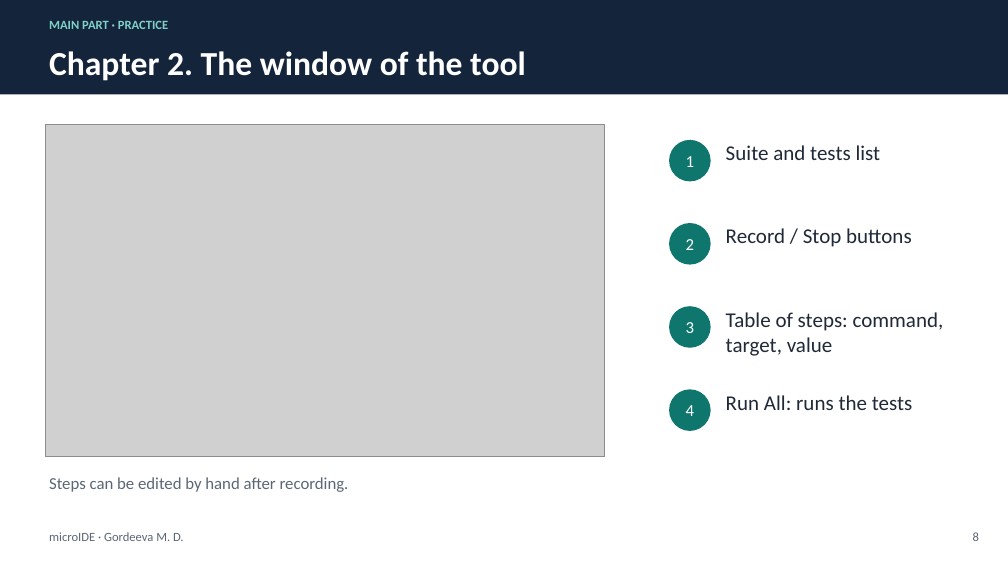
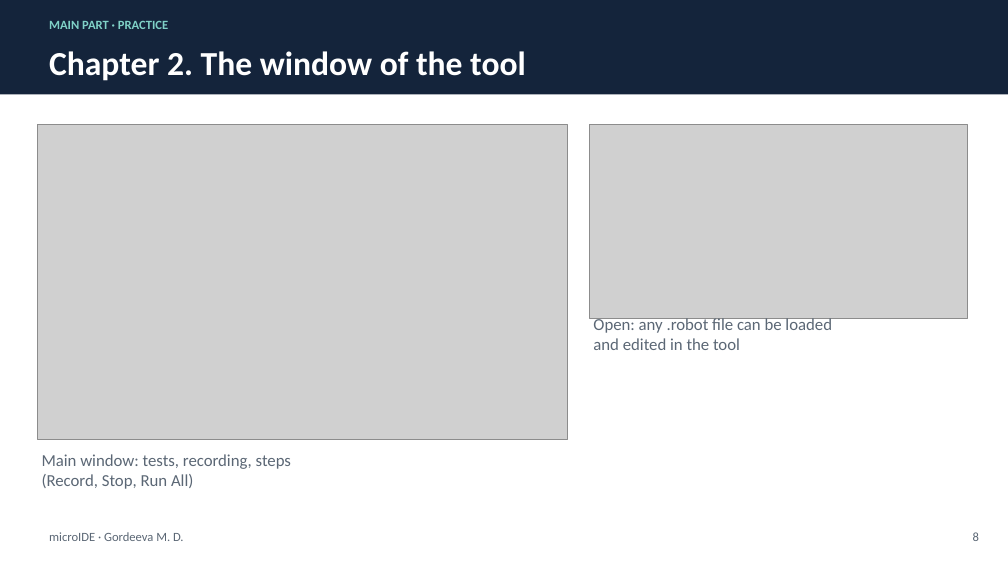
Before and after one commit to gordi27/microide, a slide deck: slide 8 of presentation/microIDE_presentation.pptx. Drawn at 1008x567 pixels with LibreOffice and Linux fonts; fonts in the diff are those of the drawing; grey boxes stand for pictures. Boxes give left, top, right and bottom in pixels: in the first picture for what was removed or moved away, otherwise in the second. Text is boxed around its words. In the diff, an @@ line names an element or a change of style, - is before the commit and + after.

```diff
--- a/presentation/microIDE_presentation.pptx
+++ b/presentation/microIDE_presentation.pptx
@@ picture: place and size @@
-picture at [45, 125, 605, 457]
+picture at [38, 125, 567, 439]
@@ picture added at [590, 125, 968, 318] @@
@@ ellipse removed at [669, 140, 711, 181] @@
-1
@@ ellipse removed at [669, 223, 711, 265] @@
-2
@@ text removed at [726, 228, 912, 247] @@
-Record / Stop buttons
@@ text added at [593, 316, 832, 350], 16 pt, text #5B6775 @@
+Open: any .robot file can be loaded
+and edited in the tool
@@ ellipse removed at [669, 306, 711, 348] @@
-3
@@ text removed at [726, 312, 944, 356] @@
-Table of steps: command, target, value
@@ ellipse removed at [669, 389, 711, 431] @@
-4
@@ text removed at [726, 395, 913, 410] @@
-Run All: runs the tests
@@ text at [42, 454, 291, 489]: text changed; size 20 to 16 pt; text colour #1F2937 to #5B6775 @@
-Suite and tests list
+Main window: tests, recording, steps
+(Record, Stop, Run All)
@@ text removed at [49, 477, 349, 492] @@
-Steps can be edited by hand after recording.
```
Also in this commit, not shown: 3 other files.
